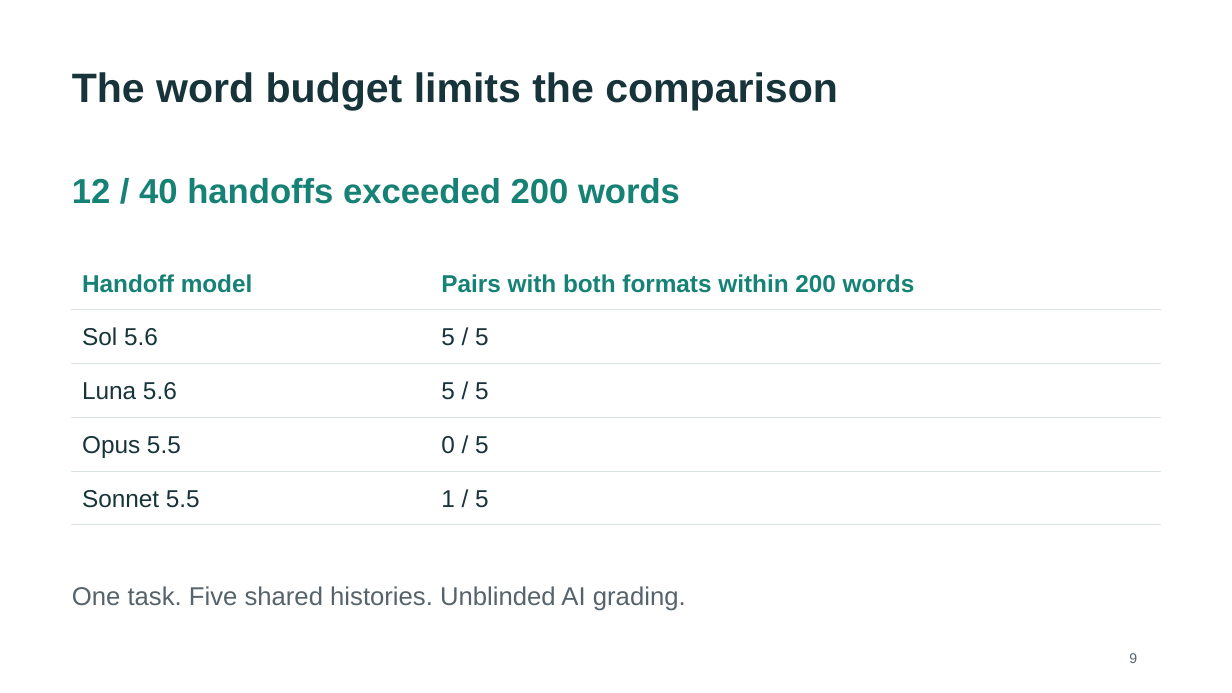
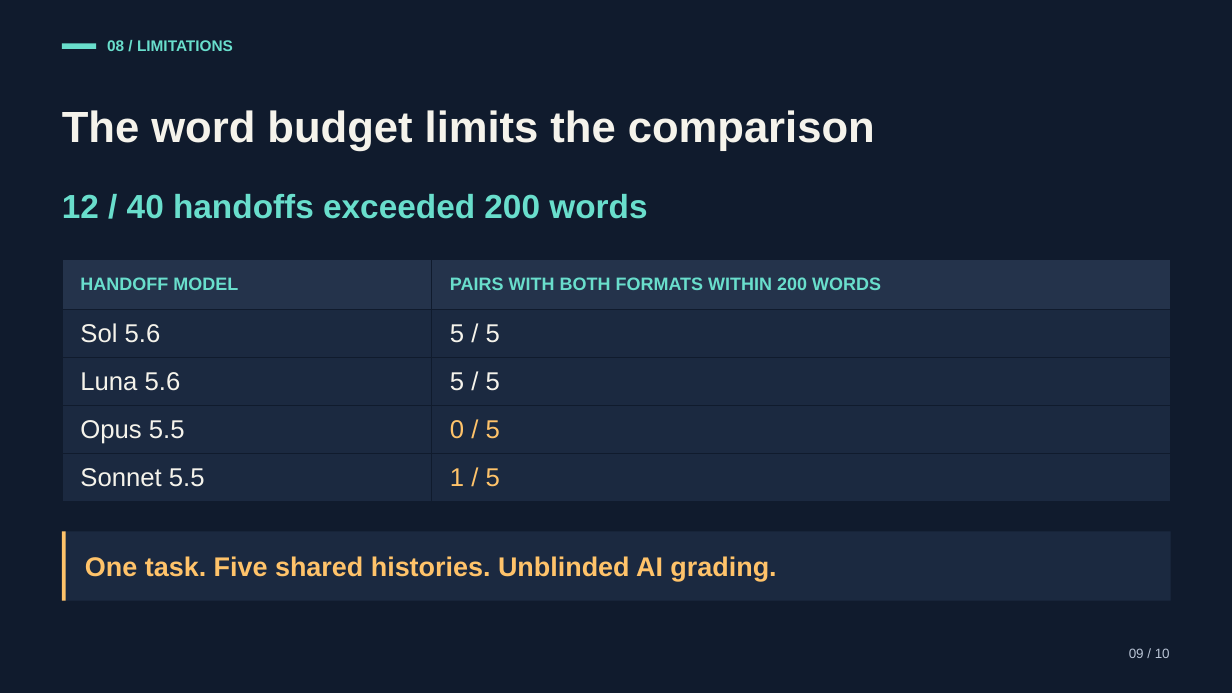
Before and after one commit to CS3227-2610-MP3-Deskmate/CS3227-2610-MP3, a slide deck: slide 9 of experiments/agent-handoff-2026-10-19/Agent_Handoff_Results.pptx. Drawn at 1232x693 pixels with LibreOffice and Linux fonts; fonts in the diff are those of the drawing. Boxes give left, top, right and bottom in pixels: in the first picture for what was removed or moved away, otherwise in the second. Text is boxed around its words. In the diff, an @@ line names an element or a change of style, - is before the commit and + after.

Commit message:
docs: Restyle the agent handoff slides

```diff
--- a/experiments/agent-handoff-2026-10-19/Agent_Handoff_Results.pptx
+++ b/experiments/agent-handoff-2026-10-19/Agent_Handoff_Results.pptx
@@ background #FFFFFF to #101B2D @@
@@ rectangle added at (62, 43, 96, 49), fill #69DECC @@
@@ text added at (107, 40, 233, 51), 12 pt, text #69DECC, bold @@
+08 / LIMITATIONS
@@ text "The word budget limits the ...": place and size @@
-text "The word budget limits the ..." at (72, 72, 838, 110)
+text "The word budget limits the ..." at (62, 110, 875, 151)
@@ text "The word budget limits the ..." at (62, 110, 875, 151): size 32 to 34 pt, text colour #18343B to #F5F3EB; line spacing 1.15 to 1; vertical alignment top to middle @@
@@ text "12 / 40 handoffs exceeded ...": place and size @@
-text "12 / 40 handoffs exceeded ..." at (72, 178, 680, 204)
+text "12 / 40 handoffs exceeded ..." at (62, 194, 647, 219)
@@ text "12 / 40 handoffs exceeded ..." at (62, 194, 647, 219): size 27 to 26 pt, text colour #168276 to #69DECC; line spacing 1.15 to 1 @@
@@ table at (62, 259, 1171, 502) @@
-row 1, column 1: Handoff model
+row 1, column 1: HANDOFF MODEL
-row 1, column 2: Pairs with both formats within 200 words
+row 1, column 2: PAIRS WITH BOTH FORMATS WITHIN 200 WORDS
@@ fill #FFFFFF to #24334B in row 1 @@
@@ fill #FFFFFF to #1B2940 in 8 cells @@
@@ size 19 to 20 pt in "Sol 5.6", "5 / 5", "Luna 5.6", "5 / 5" and 4 more places @@
@@ text colour #18343B to #F5F3EB in "Sol 5.6", "5 / 5", "Luna 5.6", "5 / 5" and 2 more places @@
@@ text colour #18343B to #FFC36A in "0 / 5", "1 / 5" @@
@@ borders changed @@
@@ table: place and size @@
-table at (72, 255, 1161, 525)
+table at (62, 259, 1171, 502)
@@ rectangle added at (62, 531, 1171, 601), fill #1B2940 @@
@@ rectangle added at (62, 531, 66, 601), fill #FFC36A @@
@@ text "One task. Five shared histories. ...": place and size @@
-text "One task. Five shared histories. ..." at (72, 586, 686, 611)
+text "One task. Five shared histories. ..." at (85, 556, 776, 581)
@@ text "One task. Five shared histories. ..." at (85, 556, 776, 581): size 20 to 21 pt, text colour #56636A to #FFC36A, bold on; line spacing 1.15 to 1; vertical alignment top to middle @@
@@ text removed at (1129, 653, 1137, 663) @@
-9
@@ text added at (1129, 648, 1170, 658), 10.5 pt, text #B9C4D5 @@
+09 / 10
```
Also in this commit, not shown: 11 other slides changed, 1 other file.
